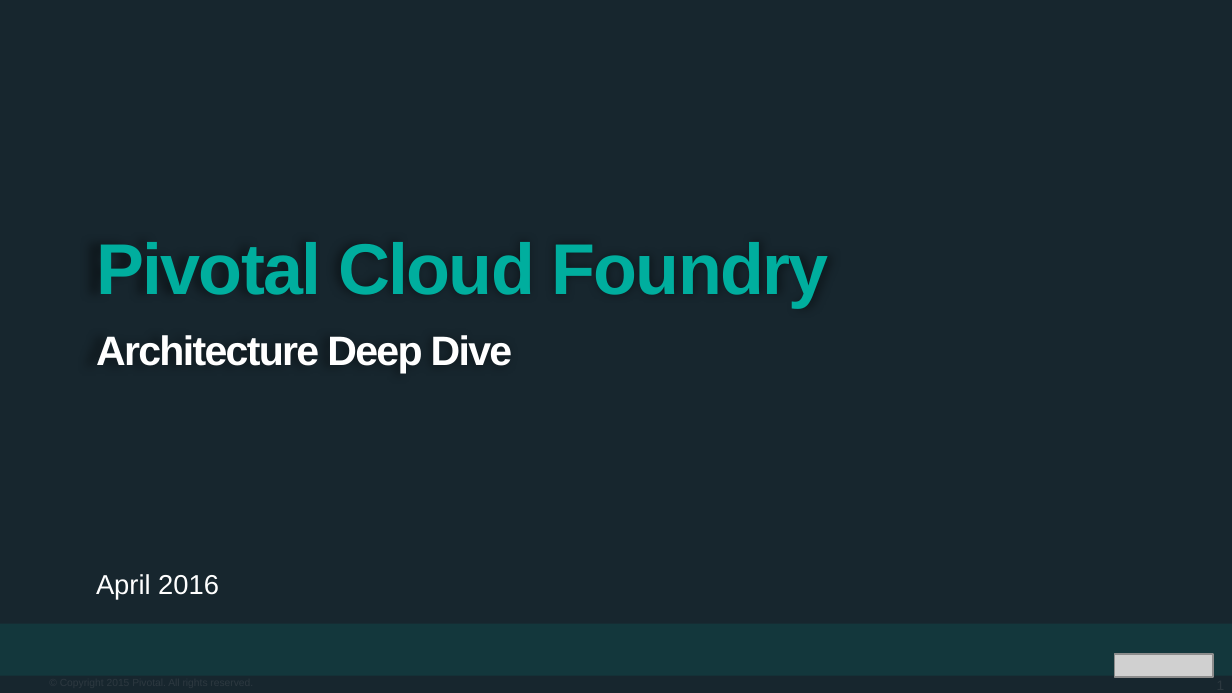
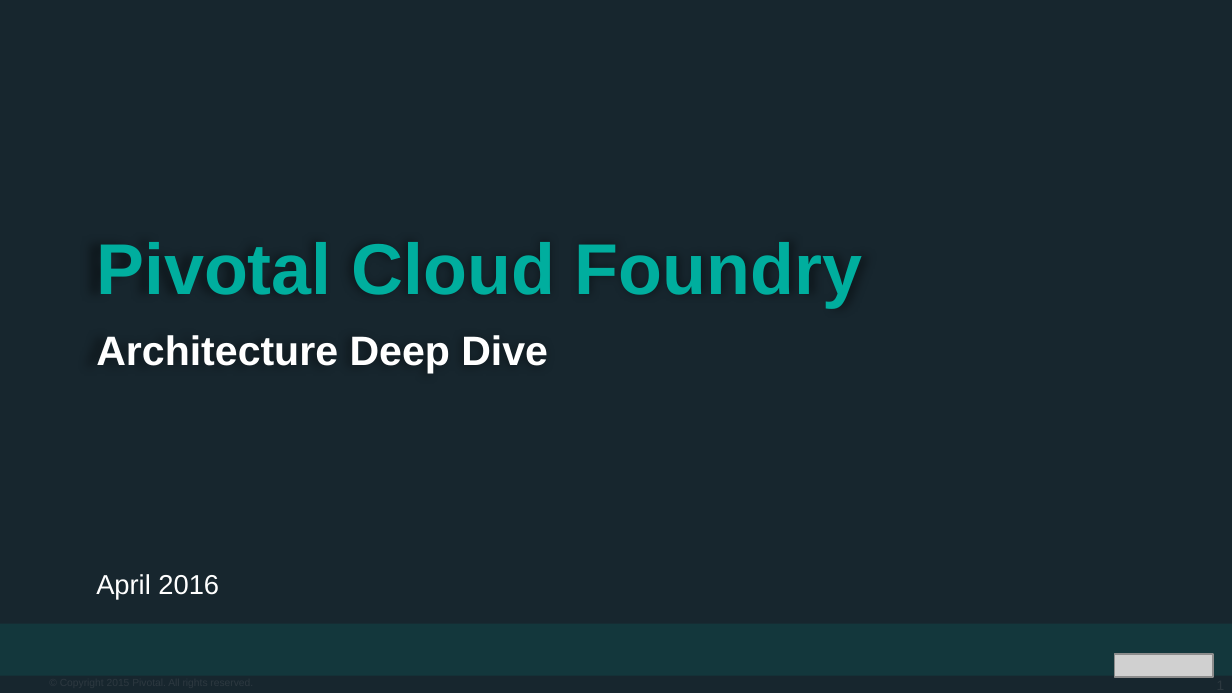
Before and after one commit to kishorepkr/PCF-Workshop-Fox, a slide deck: slide 1 of presentations/PCF-Architecture.pptx. Drawn at 1232x693 pixels with LibreOffice and Linux fonts; fonts in the diff are those of the drawing; grey boxes stand for pictures; background and template pictures are left out. Boxes give left, top, right and bottom in pixels: in the first picture for what was removed or moved away, otherwise in the second. Text is boxed around its words. In the diff, an @@ line names an element or a change of style, - is before the commit and + after.

```diff
--- a/presentations/PCF-Architecture.pptx
+++ b/presentations/PCF-Architecture.pptx
@@ text "Pivotal Cloud Foundry" at [96, 242, 862, 373]: letter spacing -1 to 0 pt; less space between paragraphs @@
```
Also in this commit, not shown: 18 other slides changed.
